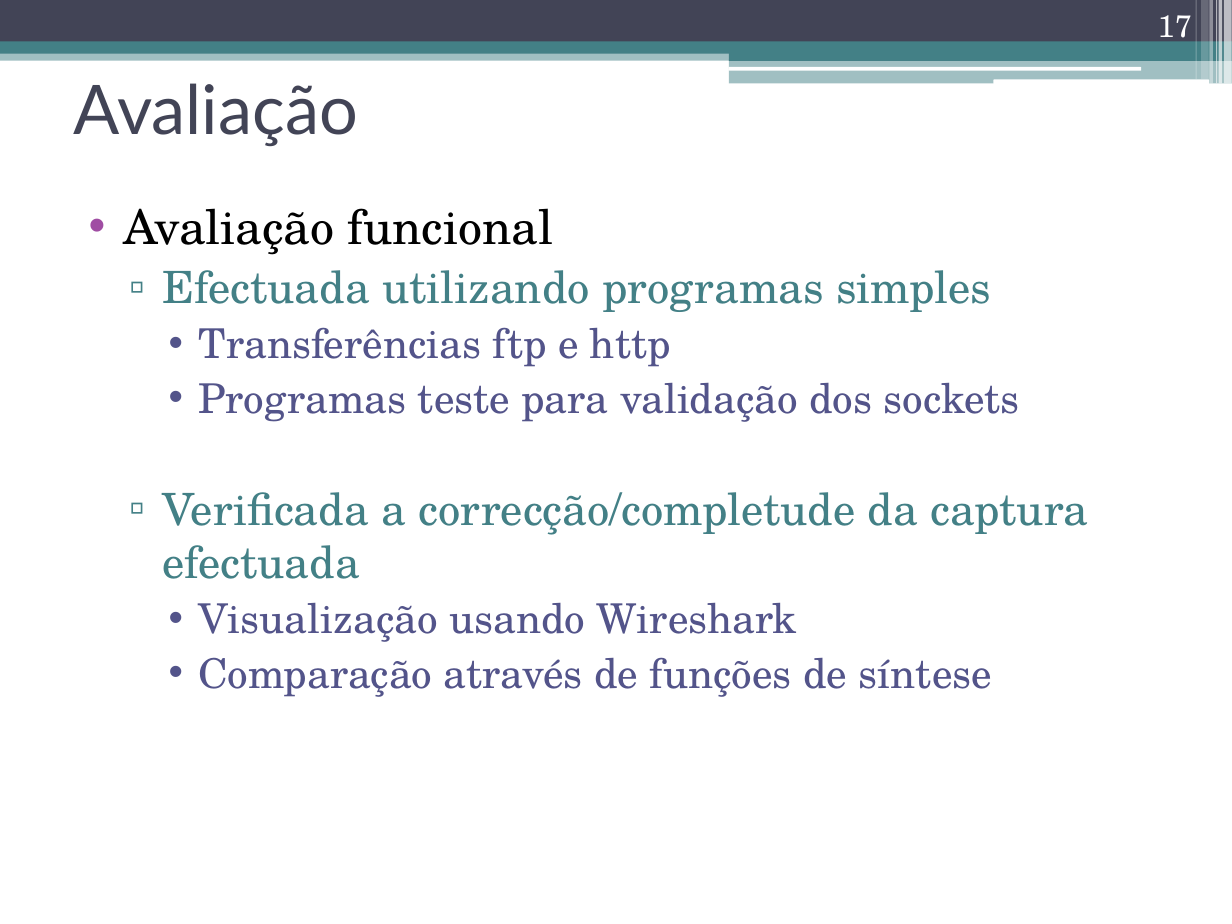
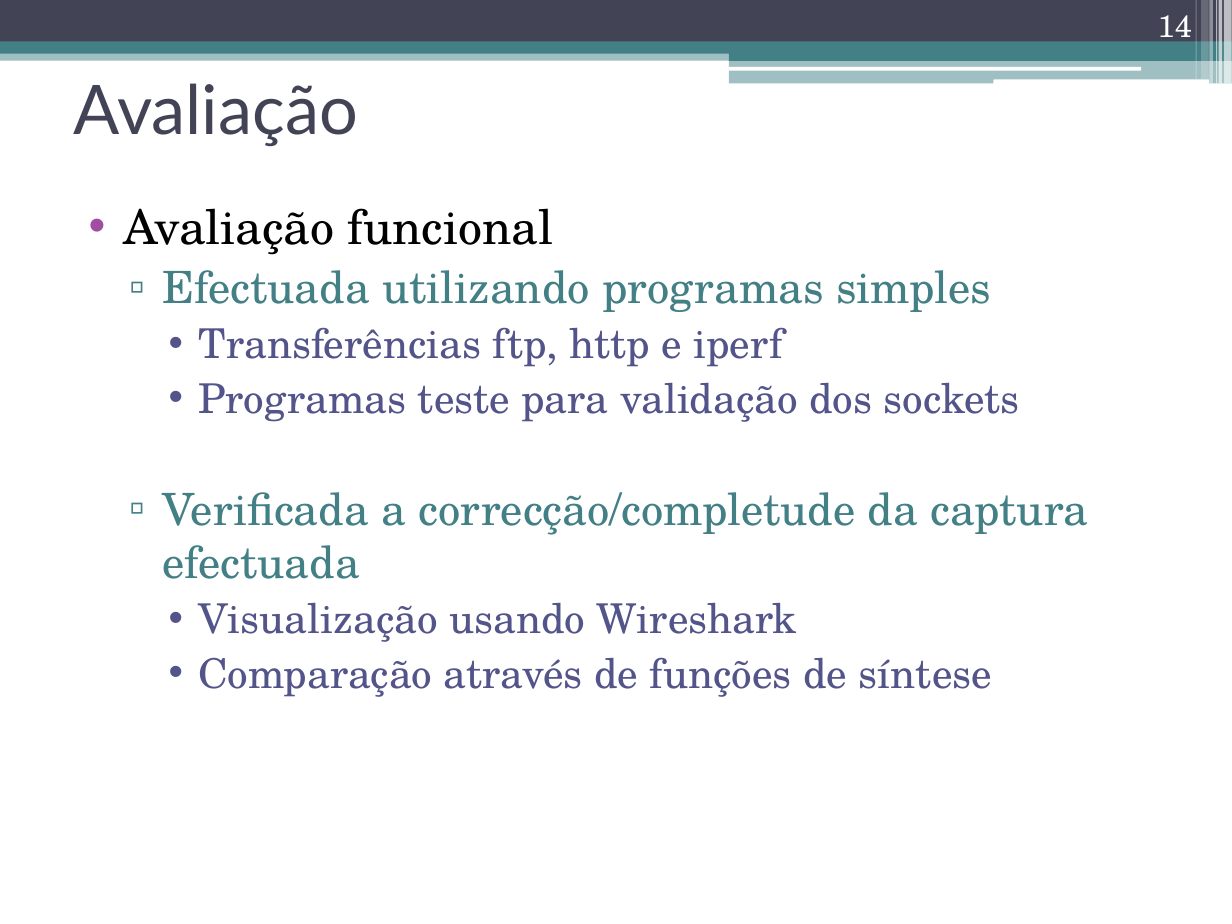
Before and after one commit to nunogmartins/cap_dissertation, a slide deck: slide 14 of doc/apresentacao_dissertacao.pptx (slide 17 before the commit). Drawn at 1232x924 pixels with LibreOffice and Linux fonts; fonts in the diff are those of the drawing. Boxes give left, top, right and bottom in pixels: in the first picture for what was removed or moved away, otherwise in the second. Text is boxed around its words. In the diff, an @@ line names an element or a change of style, - is before the commit and + after.

```diff
--- a/doc/apresentacao_dissertacao.pptx
+++ b/doc/apresentacao_dissertacao.pptx
@@ page number at bbox=[1158, 15, 1192, 46]: text changed @@
-17
+14
@@ text at bbox=[198, 327, 783, 367]: text changed @@
-    • Transferências ftp e http
+    • Transferências ftp, http e iperf
```
Also in this commit, not shown: 11 other slides changed.
